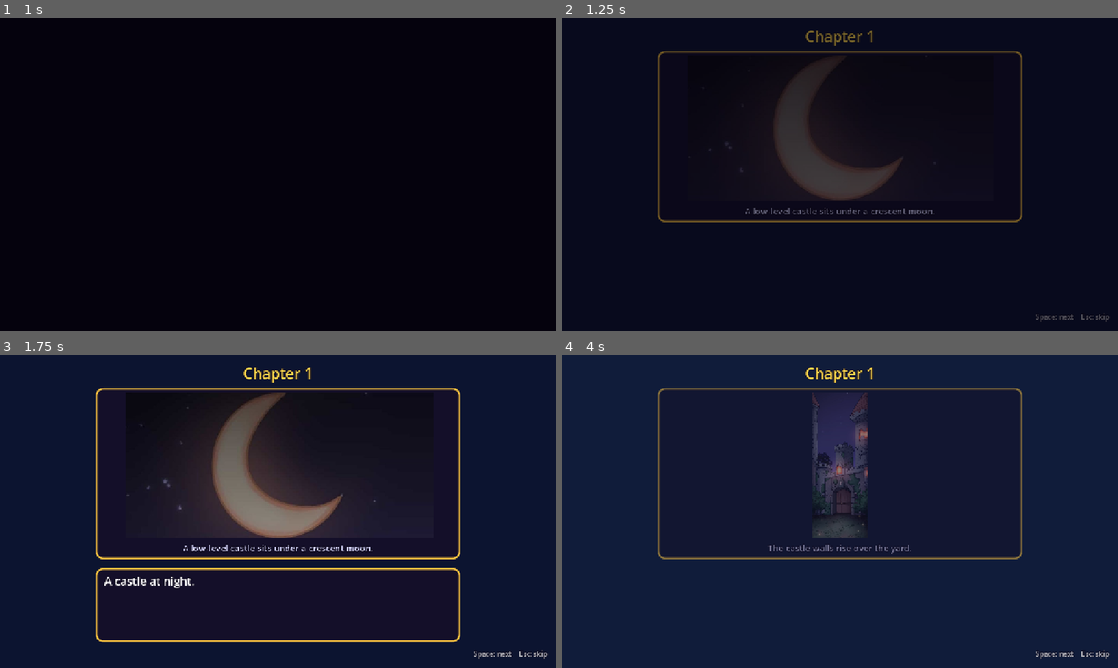
Above: before the commit, frames 1-4 (two rows, left to right).
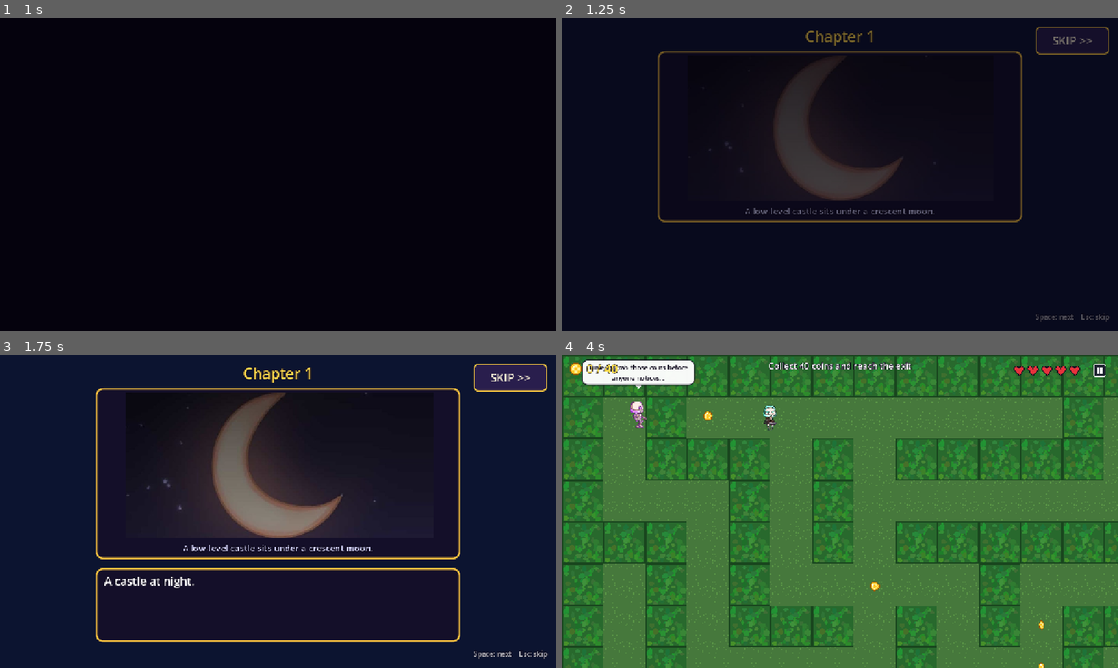
Above: after the commit, the same moments.

Repository: vikram3/CoinTrollAdventureSimplePrototype
Game: Godot game, scene res://scenes/ui/main_menu.tscn
Two runs of this game, one before a commit and one after it. Both use one fixed random seed, a clock stepped at 60 frames per second and the inputs below.
Inputs (mouse positions are in pixels of both pictures, inside the frame that each line leads up to):
- Up to frame 1 (1 s): click "New game" at 0.5 s
- Up to frame 2 (1.25 s): no input
- Up to frame 3 (1.75 s): click (511, 376) at 1.25 s, where only the run after the commit has a clickable "SKIP >>"
- Up to frame 4 (4 s): click (1073, 376) at 2 s, where only the run after the commit has a clickable "SKIP >>"; click (1101, 370) at 2.77 s; tap Enter (ui_accept) at 3.5 s; move the mouse to (962, 495) at 3.52 s; hold D (move_right) from 3.53 s (still down); hold J (attack) from 3.53 s (still down); click (962, 495) at 3.67 s; tap Space (jump) at 3.77 s

Frame 1 is identical in both runs. In frame 2, 0.2% of the frame differs, in the area x 85-99%, y 2-12%; in frame 3, 1.2%; in frame 4, 100%, in the area x 0-100%, y 0-100%.

Commit message:
Add on-screen SKIP button to cinematics
- SKIP >> button in the top-right corner, works with mouse and touch
- Esc and pause still skip as before

Co-Authored-By: Claude Haiku 5.5 <noreply@anthropic.com>
Claude-Session: https://claude.ai/code/session_01LSyMjUD4EEFFUAorwC4Q2M

Diff:
--- a/scripts/ui/cinematic.gd
+++ b/scripts/ui/cinematic.gd
@@ -1,6 +1,6 @@
 extends Control
 ## Plays a cinematic between levels: still panels with speech, a slow
-## camera push and a fade. Space/Enter advances a line, Esc skips.
+## camera push and a fade. Space/Enter advances a line. Esc or the SKIP button skips.
 
 @onready var background: ColorRect = %Background
 @onready var title_label: Label = %TitleLabel
@@ -35,7 +35,32 @@
 		_finish.call_deferred()
 		return
 	title_label.text = str(data.get("title", ""))
+	_add_skip_button()
 	_run(data)
+
+
+## On-screen SKIP button for touch and mouse players (Esc / pause also skip).
+func _add_skip_button() -> void:
+	var skip := Button.new()
+	skip.name = "SkipButton"
+	skip.text = "SKIP >>"
+	skip.focus_mode = Control.FOCUS_NONE
+	skip.custom_minimum_size = Vector2(170, 64)
+	skip.add_theme_font_size_override("font_size", 26)
+	skip.anchor_left = 1.0
+	skip.anchor_right = 1.0
+	skip.offset_left = -190.0
+	skip.offset_right = -20.0
+	skip.offset_top = 20.0
+	skip.offset_bottom = 84.0
+	skip.pressed.connect(_on_skip_pressed)
+	add_child(skip)
+	skip.z_index = 10
+
+
+func _on_skip_pressed() -> void:
+	_skip = true
+	_advance = true
 
 
 func _unhandled_input(event: InputEvent) -> void:
